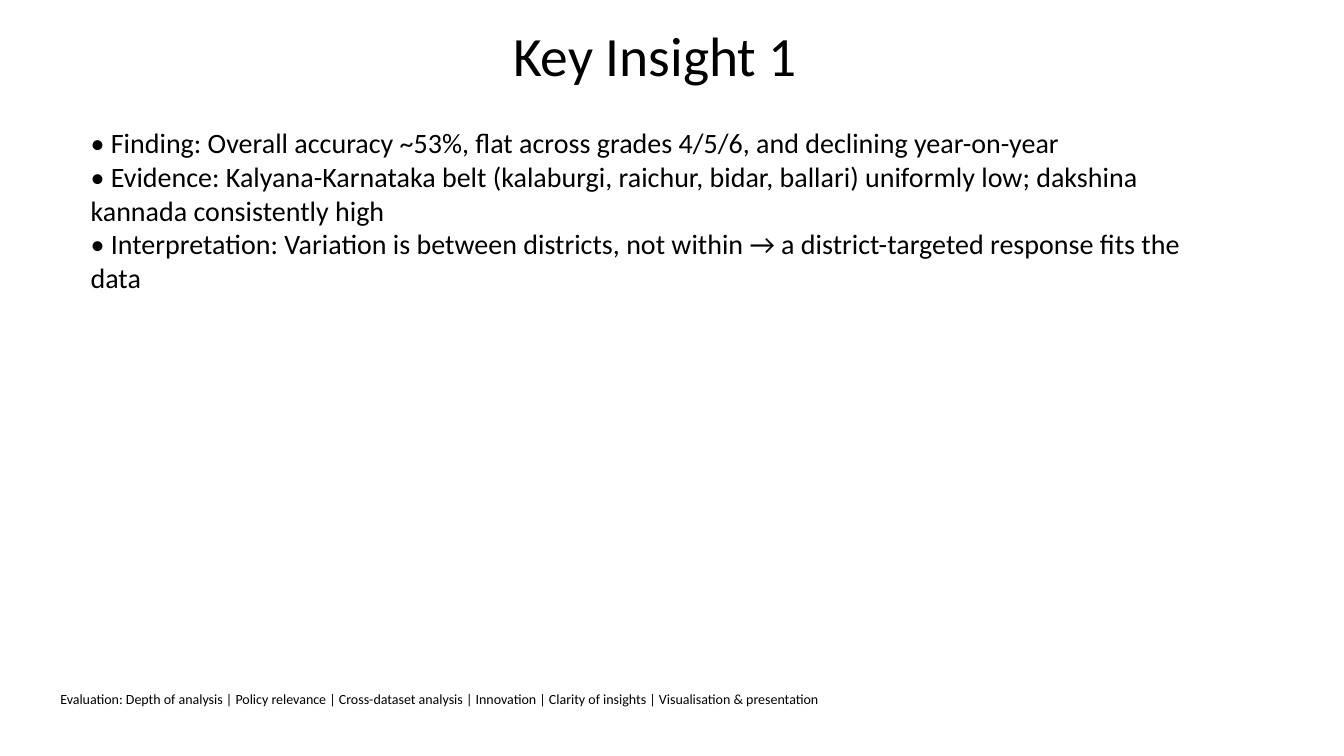
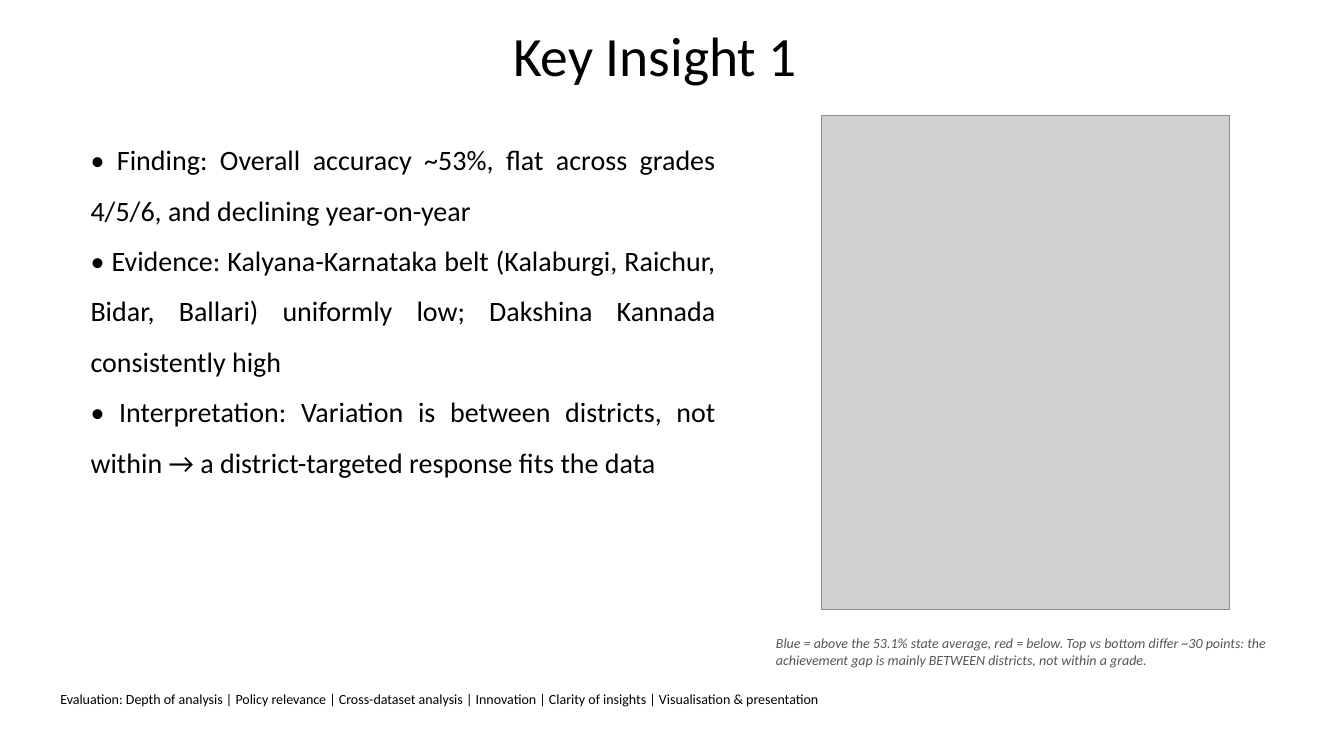
Before and after one commit to shreyassks/EduMiners, a slide deck: slide 5 of slides.pptx. Drawn at 1344x756 pixels with LibreOffice and Linux fonts; fonts in the diff are those of the drawing; grey boxes stand for pictures. Boxes give left, top, right and bottom in pixels: in the first picture for what was removed or moved away, otherwise in the second. Text is boxed around its words. In the diff, an @@ line names an element or a change of style, - is before the commit and + after.

```diff
--- a/slides.pptx
+++ b/slides.pptx
@@ picture added at <box>822,116,1230,610</box> @@
@@ text at <box>91,150,715,478</box>: alignment left to justified; line spacing 1 to 1.5 @@
@@ text at <box>91,250,716,377</box>: text changed @@
-• Evidence: Kalyana-Karnataka belt (kalaburgi, raichur, bidar, ballari) uniformly low; dakshina kannada consistently high
+• Evidence: Kalyana-Karnataka belt (Kalaburgi, Raichur, Bidar, Ballari) uniformly low; Dakshina Kannada consistently high
@@ text added at <box>776,638,1266,668</box>, 10 pt, text #555555, italic @@
+Blue = above the 53.1% state average, red = below. Top vs bottom differ ~30 points: the achievement gap is mainly BETWEEN districts, not within a grade.
```
Also in this commit, not shown: 10 other slides changed.
